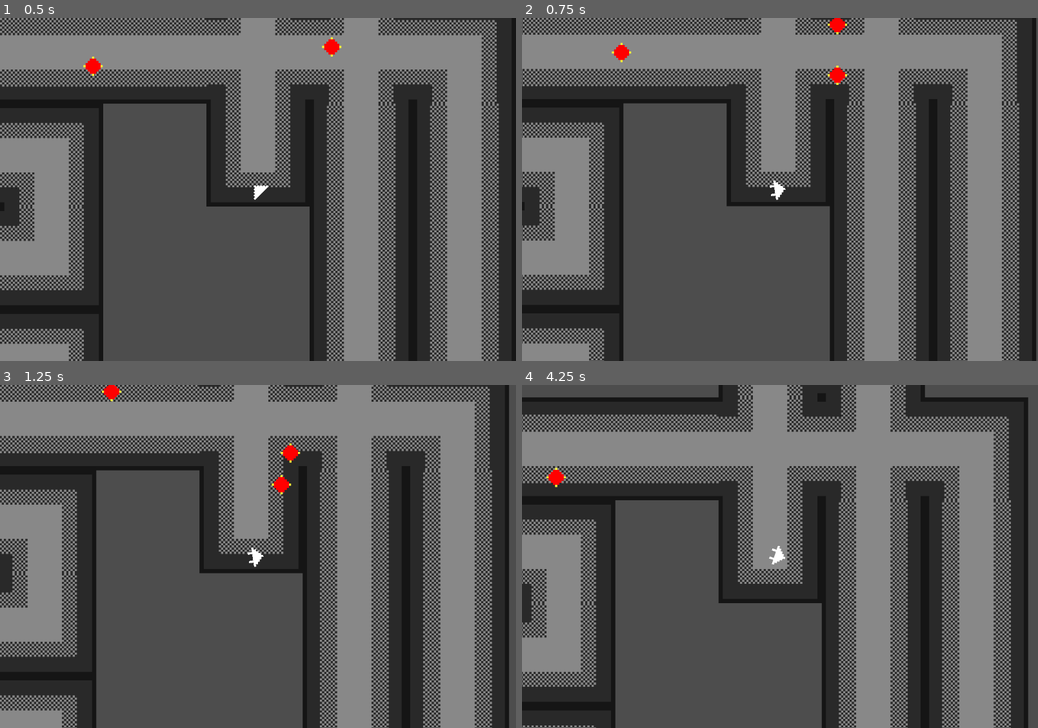
Above: before the commit, frames 1-4 (two rows, left to right).
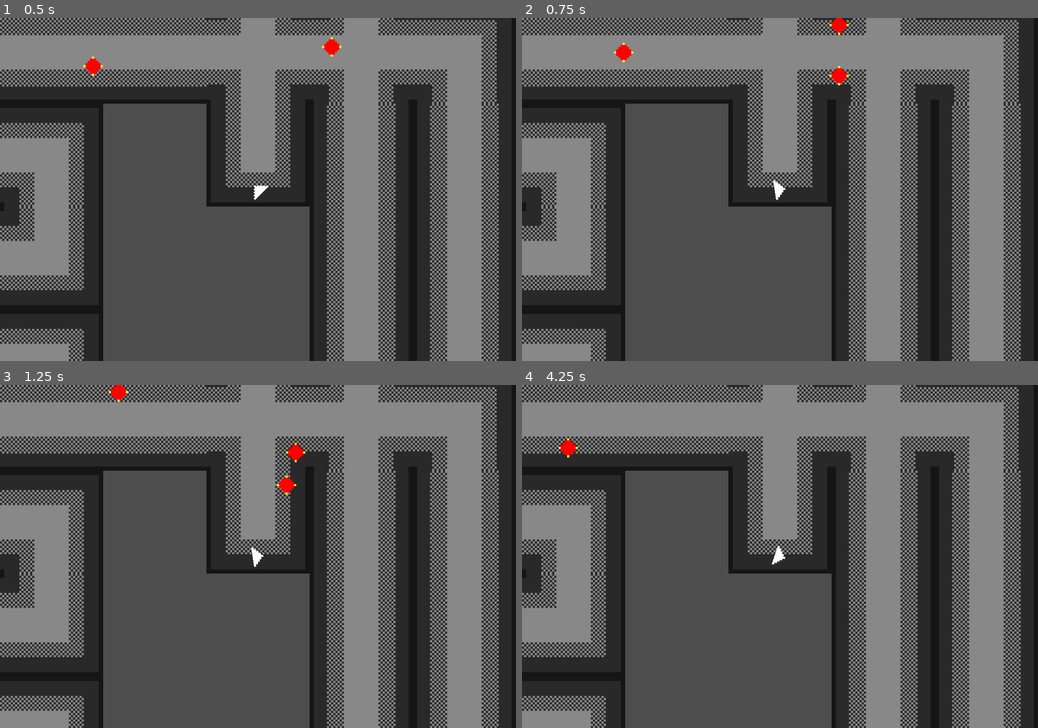
Above: after the commit, the same moments.

Repository: Ben1980/yaab
Game: Godot game, scene res://level.tscn
The game is run twice, just before and just after one commit, with the same random seed, the same clock (stepped at 60 frames per second) and the same inputs.
Inputs (mouse positions are in pixels of both pictures, inside the frame that each line leads up to):
- Up to frame 1 (0.5 s): no input
- Up to frame 2 (0.75 s): move the mouse to (893, 172) at 0.52 s; press the mouse at (893, 172) at 0.53 s; hold D (move_right, bound only before the commit) from 0.53 s (still down)
- Up to frame 3 (1.25 s): keep holding D (move_right, bound only before the commit)
- Up to frame 4 (4.25 s): move the mouse to (676, 573) at 1.27 s; release D (move_right, bound only before the commit) at 1.28 s; release the mouse at (676, 573) at 1.28 s; hold S (move_down) 1.28-2.03 s; click (676, 573) at 1.35 s; move the mouse to (831, 481) at 2.02 s; press the mouse at (831, 481) at 2.03 s; hold D (move_right, bound only before the commit) 2.03-2.78 s; move the mouse to (754, 625) at 2.77 s; release the mouse at (754, 625) at 2.78 s; hold W (move_up) 2.78-3.53 s; click (754, 625) at 2.85 s; move the mouse to (934, 607) at 3.52 s; press the mouse at (934, 607) at 3.53 s; hold A (move_left, bound only before the commit) from 3.53 s (still down)

Frame 1 is identical in both runs. In frame 2, 21% of the frame differs, in the area x 0-100%, y 0-100%; in frame 3, 25%; in frame 4, 39%.

Commit message:
project migrated to godot 4.5.1

Diff:
--- a/project.godot
+++ b/project.godot
@@ -12,7 +12,7 @@
 
 config/name="yaab"
 run/main_scene="uid://8c68pgr3marj"
-config/features=PackedStringArray("4.4", "Forward Plus")
+config/features=PackedStringArray("4.5", "Forward Plus")
 config/icon="res://icon.svg"
 
 [display]
@@ -23,22 +23,10 @@
 
 [input]
 
-move_right={
-"deadzone": 0.2,
-"events": [Object(InputEventKey,"resource_local_to_scene":false,"resource_name":"","device":0,"window_id":0,"alt_pressed":false,"shift_pressed":false,"ctrl_pressed":false,"meta_pressed":false,"pressed":false,"keycode":0,"physical_keycode":68,"key_label":0,"unicode":0,"location":0,"echo":false,"script":null)
-, Object(InputEventKey,"resource_local_to_scene":false,"resource_name":"","device":0,"window_id":0,"alt_pressed":false,"shift_pressed":false,"ctrl_pressed":false,"meta_pressed":false,"pressed":false,"keycode":0,"physical_keycode":4194321,"key_label":0,"unicode":0,"location":0,"echo":false,"script":null)
-]
-}
 move_down={
 "deadzone": 0.2,
 "events": [Object(InputEventKey,"resource_local_to_scene":false,"resource_name":"","device":0,"window_id":0,"alt_presse …(189 unchanged characters)…
 , Object(InputEventKey,"resource_local_to_scene":false,"resource_name":"","device":0,"window_id":0,"alt_pressed":false, …(185 unchanged characters)…
-]
-}
-move_left={
-"deadzone": 0.2,
-"events": [Object(InputEventKey,"resource_local_to_scene":false,"resource_name":"","device":0,"window_id":0,"alt_pressed":false,"shift_pressed":false,"ctrl_pressed":false,"meta_pressed":false,"pressed":false,"keycode":0,"physical_keycode":65,"key_label":0,"unicode":0,"location":0,"echo":false,"script":null)
-, Object(InputEventKey,"resource_local_to_scene":false,"resource_name":"","device":0,"window_id":0,"alt_pressed":false,"shift_pressed":false,"ctrl_pressed":false,"meta_pressed":false,"pressed":false,"keycode":0,"physical_keycode":4194319,"key_label":0,"unicode":0,"location":0,"echo":false,"script":null)
 ]
 }
 move_up={
@@ -50,6 +38,27 @@
 shoot={
 "deadzone": 0.2,
 "events": [Object(InputEventMouseButton,"resource_local_to_scene":false,"resource_name":"","device":-1,"window_id":0,"a …(253 unchanged characters)…
+, Object(InputEventJoypadButton,"resource_local_to_scene":false,"resource_name":"","device":-1,"button_index":1,"pressure":0.0,"pressed":false,"script":null)
+]
+}
+aim_right={
+"deadzone": 0.2,
+"events": [Object(InputEventJoypadMotion,"resource_local_to_scene":false,"resource_name":"","device":-1,"axis":0,"axis_value":1.0,"script":null)
+]
+}
+aim_left={
+"deadzone": 0.2,
+"events": [Object(InputEventJoypadMotion,"resource_local_to_scene":false,"resource_name":"","device":-1,"axis":0,"axis_value":-1.0,"script":null)
+]
+}
+aim_up={
+"deadzone": 0.2,
+"events": [Object(InputEventJoypadMotion,"resource_local_to_scene":false,"resource_name":"","device":-1,"axis":1,"axis_value":-1.0,"script":null)
+]
+}
+aim_down={
+"deadzone": 0.2,
+"events": [Object(InputEventJoypadMotion,"resource_local_to_scene":false,"resource_name":"","device":-1,"axis":1,"axis_value":1.0,"script":null)
 ]
 }
 
